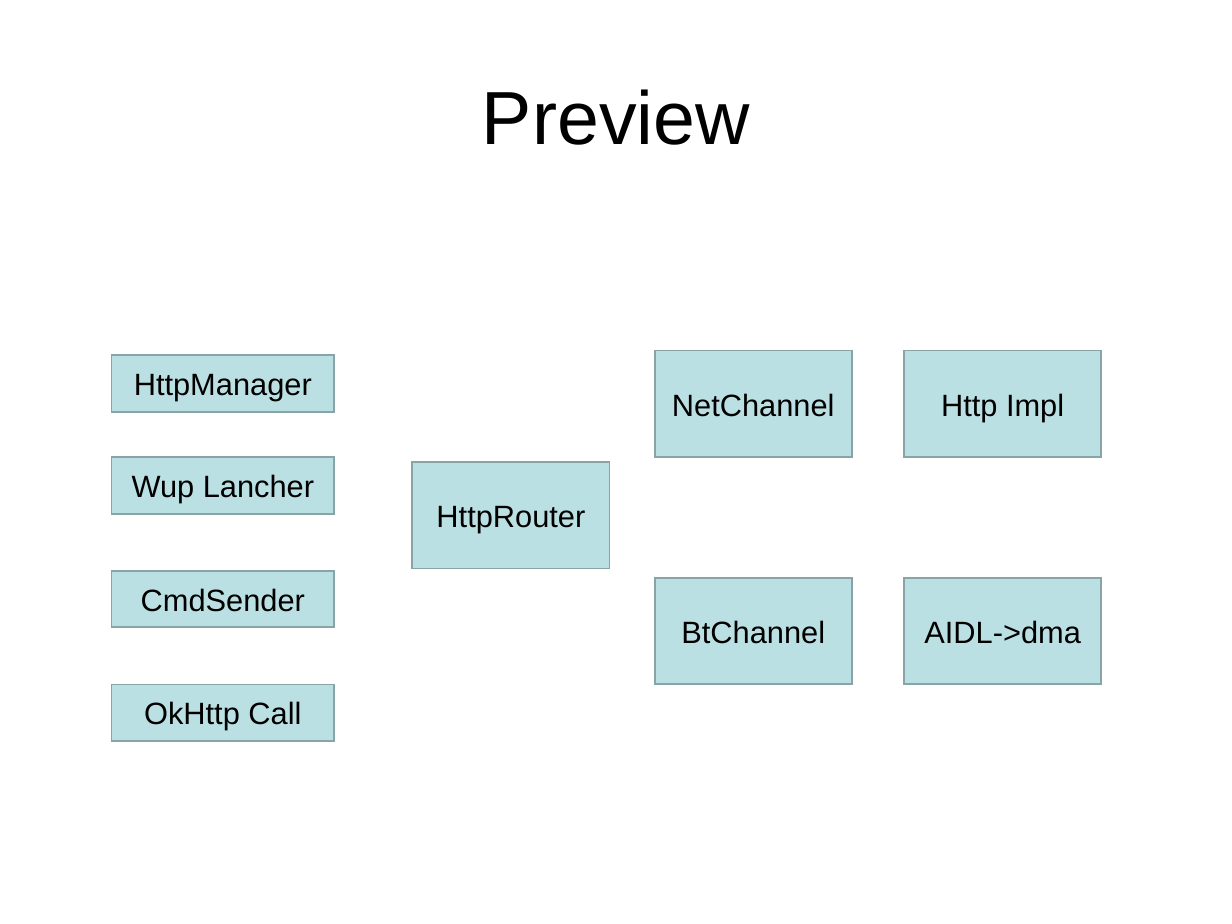
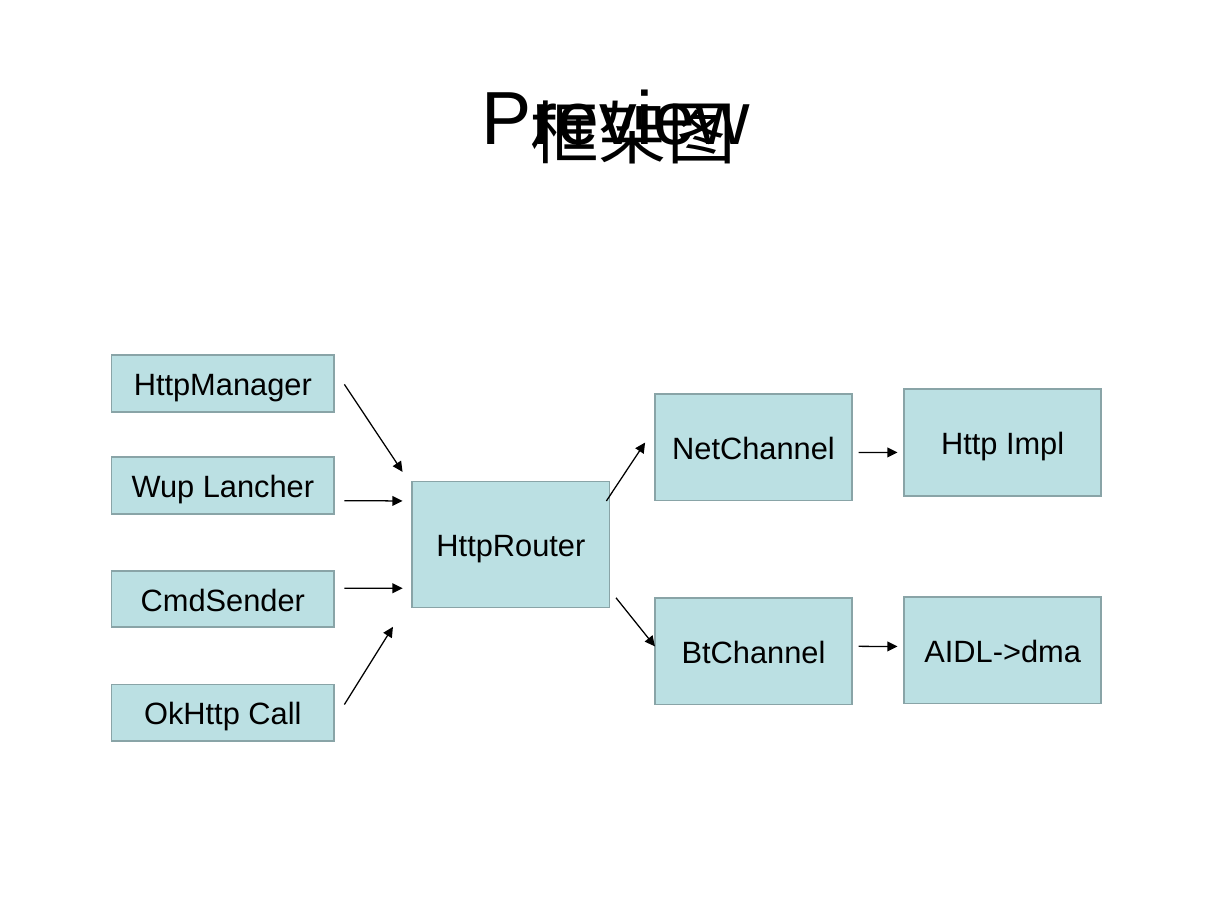
Before and after one commit to bradenwu/HttpFramework, a slide deck: slide 3 of doc/独立通信HttpFramework.ppt. Drawn at 1232x924 pixels with LibreOffice and Linux fonts; fonts in the diff are those of the drawing. Boxes give left, top, right and bottom in pixels: in the first picture for what was removed or moved away, otherwise in the second. Text is boxed around its words. In the diff, an @@ line names an element or a change of style, - is before the commit and + after.

```diff
--- a/doc/独立通信HttpFramework.ppt
+++ b/doc/独立通信HttpFramework.ppt
@@ text added at <box>531,89,736,164</box>, 40 pt, text #000000 @@
+框架图
@@ arrow added from (345, 384) to (403, 472), #000000 0.74 pt @@
@@ rectangle "Http Impl": place and size @@
-rectangle "Http Impl" at <box>904,351,1101,458</box>
+rectangle "Http Impl" at <box>904,389,1101,496</box>
@@ rectangle "NetChannel": place and size @@
-rectangle "NetChannel" at <box>654,351,851,458</box>
+rectangle "NetChannel" at <box>655,394,853,501</box>
@@ arrow added from (606, 501) to (646, 442), #000000 0.74 pt @@
@@ arrow added from (859, 452) to (897, 452), #000000 0.74 pt @@
@@ arrow added from (345, 500) to (403, 501), #000000 0.74 pt @@
@@ rectangle "HttpRouter": place and size @@
-rectangle "HttpRouter" at <box>413,462,610,569</box>
+rectangle "HttpRouter" at <box>413,482,610,607</box>
@@ arrow added from (345, 588) to (403, 588), #000000 0.74 pt @@
@@ arrow added from (616, 598) to (655, 647), #000000 0.74 pt @@
@@ rectangle "BtChannel": place and size @@
-rectangle "BtChannel" at <box>654,578,851,685</box>
+rectangle "BtChannel" at <box>655,598,853,705</box>
@@ rectangle "AIDL->dma": place and size @@
-rectangle "AIDL->dma" at <box>904,578,1101,685</box>
+rectangle "AIDL->dma" at <box>904,598,1101,703</box>
@@ arrow added from (345, 705) to (393, 627), #000000 0.74 pt @@
@@ arrow added from (859, 647) to (897, 647), #000000 0.74 pt @@
```
Also in this commit, not shown: 5 other slides changed, 1 slide removed, 4 other files.
